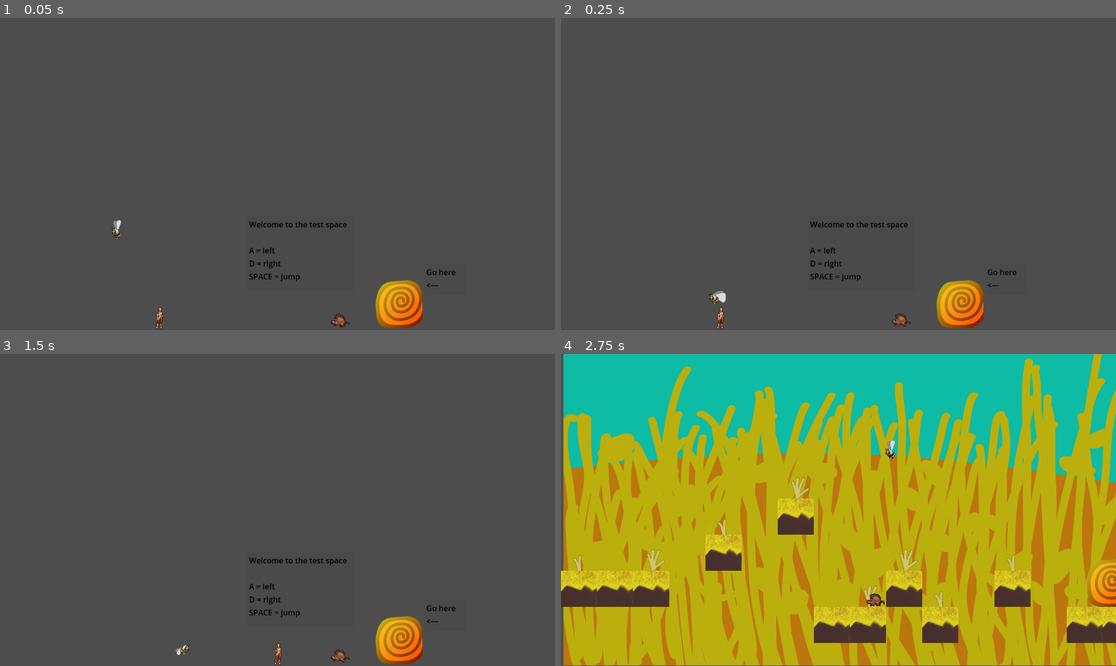
Above: before the commit, frames 1-4 (two rows, left to right).
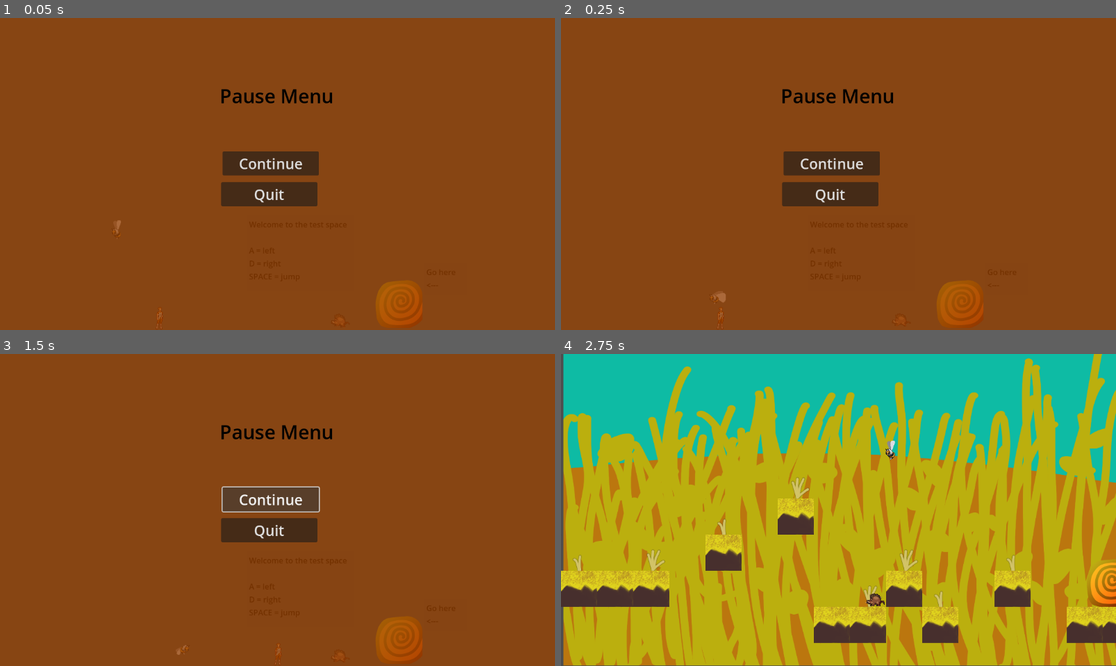
Above: after the commit, the same moments.

Repository: SkyeM33/2D-Platformer
Game: Godot game, scene res://game.tscn
Same seed, same stepped clock (60 frames per second), same inputs: the game is played once before the commit and once after it.
Inputs (mouse positions are in pixels of both pictures, inside the frame that each line leads up to):
- Up to frame 1 (0.05 s): no input
- Up to frame 2 (0.25 s): no input
- Up to frame 3 (1.5 s): click (271, 500) at 0.5 s, where only the run after the commit has a clickable "Continue"; click (271, 500) at 1.25 s, where only the run after the commit has a clickable "Continue"
- Up to frame 4 (2.75 s): hold D (Right) from 2.03 s (still down); tap Space (Jump) at 2.27 s

The runs differ from the first frame. In frame 1, 100% of the frame differs, in the area x 0-100%, y 0-100%; in frame 2, 100%; in frame 3, 100%; in frame 4, nothing differs.

Commit message:
Updated game

Diff:
--- /dev/null
+++ b/End2.gd
@@ -0,0 +1,12 @@
+extends Control
+
+
+func _on_restart_pressed():
+	get_tree().change_scene_to_file("res://Levels/level_2.tscn")
+	#take points away here too
+
+
+
+
+func _on_end_pressed():
+	get_tree().quit()
--- a/Enemies/boar_3.gd
+++ b/Enemies/boar_3.gd
@@ -10,6 +10,7 @@
 func _on_above_body_entered(body):
 	SM.set_state("Dying")
 	$Boar.animation = "Dying"
+
 
 
 func _on_body_body_entered(body):
--- a/Global.gd
+++ b/Global.gd
@@ -1,3 +1,19 @@
 extends Node
 
 var death_zone = 1000
+
+var points = 0
+
+func add_points():
+	points += 1
+
+func _process(_delta):
+	if Input.is_action_just_pressed("Pause"):
+		var menu = get_node_or_null("/root/Game/UI/Menu")
+		if menu == null:
+			get_tree().quit()
+		else:
+			if menu.visible:
+				menu.hide()
+			else:
+				menu.show()
--- a/Levels/Exit.gd
+++ b/Levels/Exit.gd
@@ -8,4 +8,6 @@
 		if name == "To_3":
 			get_tree().change_scene_to_file("res://Levels/level_3.tscn")
 		if name == "To_4":
-			get_tree().change_scene_to_file("res://Levels/level_4.tscn")
+			get_tree().change_scene_to_file("res://UI/end.tscn")
+		if name == "To_5":
+			get_tree().change_scene_to_file("res://UI/end_2.tscn")
--- a/Levels/level_3.tscn
+++ b/Levels/level_3.tscn
@@ -171,6 +171,8 @@
 [sub_resource type="RectangleShape2D" id="RectangleShape2D_e532q"]
 size = Vector2(22, 50)
 
+[sub_resource type="NavigationPolygon" id="NavigationPolygon_fsbwc"]
+
 [node name="Level 3" type="Node2D"]
 
 [node name="Background" type="Sprite2D" parent="."]
@@ -219,4 +221,8 @@
 [node name="Bee" parent="." instance=ExtResource("8_pqqva")]
 position = Vector2(527, 456)
 
+[node name="NavigationRegion2D" type="NavigationRegion2D" parent="."]
+position = Vector2(527, 456)
+navigation_polygon = SubResource("NavigationPolygon_fsbwc")
+
 [connection signal="body_entered" from="To_4" to="To_4" method="_on_body_entered"]
--- a/Levels/level_4.tscn
+++ b/Levels/level_4.tscn
@@ -1,5 +1,6 @@
-[gd_scene load_steps=20 format=3 uid="uid://ds0jdbnrh6dj1"]
-
+[gd_scene load_steps=21 format=3 uid="uid://ds0jdbnrh6dj1"]
+
+[ext_resource type="Script" path="res://Levels/Exit.gd" id="1_moo27"]
 [ext_resource type="Texture2D" uid="uid://dynokr4l41ncb" path="res://Assets/Portal.png" id="1_ta73c"]
 [ext_resource type="Script" path="res://Player/Player.gd" id="2_hxmhj"]
 [ext_resource type="Texture2D" uid="uid://c84op8a5loqpy" path="res://Assets/player.png" id="3_a8tl5"]
@@ -152,6 +153,7 @@
 
 [node name="To_5" type="Area2D" parent="."]
 position = Vector2(1167, 503)
+script = ExtResource("1_moo27")
 
 [node name="Sprite2D" type="Sprite2D" parent="To_5"]
 texture = ExtResource("1_ta73c")
@@ -181,7 +183,7 @@
 position = Vector2(1035, 492)
 
 [node name="Bee2" parent="." instance=ExtResource("5_vpwxy")]
-position = Vector2(681, 279)
+position = Vector2(681, 322)
 
 [node name="Bee3" parent="." instance=ExtResource("5_vpwxy")]
 position = Vector2(272, 378)
@@ -194,3 +196,5 @@
 
 [node name="Bee6" parent="." instance=ExtResource("5_vpwxy")]
 position = Vector2(873, 412)
+
+[connection signal="body_entered" from="To_5" to="To_5" method="_on_body_entered"]
--- /dev/null
+++ b/UI/End.gd
@@ -0,0 +1,20 @@
+extends Control
+
+
+
+
+func _on_restart_pressed():
+	get_tree().change_scene_to_file("res://Levels/level_2.tscn")
+	#reset points when you figure out why it won't acknowledge them
+
+
+
+
+func _on_leave_pressed():
+	get_tree().quit()
+
+
+
+
+func _on_bees_pressed():
+	get_tree().change_scene_to_file("res://Levels/level_4.tscn")
--- /dev/null
+++ b/UI/Menu.gd
@@ -0,0 +1,12 @@
+extends Control
+
+
+
+func _on_continue_pressed():
+	pass # Replace with function body.
+
+
+
+
+func _on_quit_pressed():
+	get_tree().quit()
--- /dev/null
+++ b/UI/end.tscn
@@ -0,0 +1,66 @@
+[gd_scene load_steps=2 format=3 uid="uid://cpcx3h8r5romb"]
+
+[ext_resource type="Script" path="res://UI/End.gd" id="1_6fswe"]
+
+[node name="End" type="Control"]
+layout_mode = 3
+anchors_preset = 15
+anchor_right = 1.0
+anchor_bottom = 1.0
+grow_horizontal = 2
+grow_vertical = 2
+script = ExtResource("1_6fswe")
+
+[node name="ColorRect" type="ColorRect" parent="."]
+layout_mode = 0
+offset_right = 1169.0
+offset_bottom = 668.0
+color = Color(0.901961, 0.337255, 0.25098, 1)
+
+[node name="Label" type="Label" parent="."]
+layout_mode = 0
+offset_left = 139.0
+offset_top = 91.0
+offset_right = 1029.0
+offset_bottom = 223.0
+theme_override_colors/font_color = Color(0, 0, 0, 1)
+theme_override_font_sizes/font_size = 45
+text = "You made it to the end!
+Would you like to play the Bonus Round?"
+horizontal_alignment = 1
+
+[node name="Restart" type="Button" parent="."]
+layout_mode = 1
+anchors_preset = -1
+anchor_left = 0.376
+anchor_top = 0.443
+anchor_right = 0.376
+anchor_bottom = 0.443
+offset_left = -0.152008
+offset_top = -0.0640259
+offset_right = 249.848
+offset_bottom = 49.936
+theme_override_font_sizes/font_size = 30
+text = "Play Again"
+
+[node name="Leave" type="Button" parent="."]
+layout_mode = 0
+offset_left = 430.0
+offset_top = 352.0
+offset_right = 680.0
+offset_bottom = 402.0
+theme_override_font_sizes/font_size = 30
+text = "Quit"
+
+[node name="Bees" type="Button" parent="."]
+layout_mode = 0
+offset_left = 429.0
+offset_top = 416.0
+offset_right = 679.0
+offset_bottom = 466.0
+theme_override_font_sizes/font_size = 30
+text = "Bee Room"
+
+[connection signal="pressed" from="Restart" to="." method="_on_restart_pressed"]
+[connection signal="pressed" from="Leave" to="." method="_on_leave_pressed"]
+[connection signal="pressed" from="Bees" to="." method="_on_bees_pressed"]
--- /dev/null
+++ b/UI/end_2.tscn
@@ -0,0 +1,49 @@
+[gd_scene load_steps=2 format=3 uid="uid://c0rwyuvr15uvk"]
+
+[ext_resource type="Script" path="res://End2.gd" id="1_uijv2"]
+
+[node name="End2" type="Control"]
+layout_mode = 3
+anchors_preset = 15
+anchor_right = 1.0
+anchor_bottom = 1.0
+grow_horizontal = 2
+grow_vertical = 2
+script = ExtResource("1_uijv2")
+
+[node name="ColorRect" type="ColorRect" parent="."]
+layout_mode = 0
+offset_right = 1188.0
+offset_bottom = 688.0
+color = Color(0.8, 0.686275, 0.352941, 1)
+
+[node name="Label" type="Label" parent="."]
+layout_mode = 0
+offset_left = 252.0
+offset_top = 98.0
+offset_right = 909.0
+offset_bottom = 164.0
+theme_override_colors/font_color = Color(0, 0, 0, 1)
+theme_override_font_sizes/font_size = 45
+text = "Ok, this is the actual end now."
+
+[node name="Restart" type="Button" parent="."]
+layout_mode = 0
+offset_left = 455.0
+offset_top = 278.0
+offset_right = 655.0
+offset_bottom = 328.0
+theme_override_font_sizes/font_size = 30
+text = "Restart"
+
+[node name="End" type="Button" parent="."]
+layout_mode = 0
+offset_left = 454.0
+offset_top = 342.0
+offset_right = 654.0
+offset_bottom = 392.0
+theme_override_font_sizes/font_size = 30
+text = "End"
+
+[connection signal="pressed" from="Restart" to="." method="_on_restart_pressed"]
+[connection signal="pressed" from="End" to="." method="_on_end_pressed"]
--- /dev/null
+++ b/UI/main_menu.gd
@@ -0,0 +1,13 @@
+extends Control
+
+
+
+
+func _on_start_pressed():
+	get_tree().change_scene_to_file("res://game.tscn")
+
+
+
+
+func _on_leave_pressed():
+	get_tree().quit()
--- /dev/null
+++ b/UI/main_menu.tscn
@@ -0,0 +1,47 @@
+[gd_scene load_steps=2 format=3 uid="uid://jiq5vp4wkwij"]
+
+[ext_resource type="Script" path="res://UI/main_menu.gd" id="1_1iarq"]
+
+[node name="Main Menu" type="Control"]
+layout_mode = 3
+anchors_preset = 0
+script = ExtResource("1_1iarq")
+
+[node name="ColorRect" type="ColorRect" parent="."]
+layout_mode = 0
+offset_right = 1160.0
+offset_bottom = 657.0
+color = Color(0.988235, 0.784314, 0.478431, 1)
+
+[node name="Label" type="Label" parent="."]
+layout_mode = 1
+offset_left = 96.0
+offset_top = 79.0
+offset_right = 1066.0
+offset_bottom = 251.0
+theme_override_colors/font_color = Color(0, 0, 0, 1)
+theme_override_font_sizes/font_size = 60
+text = "Welcome to Autumnal Run!
+Make your way through the path."
+horizontal_alignment = 1
+
+[node name="Start" type="Button" parent="."]
+layout_mode = 0
+offset_left = 454.0
+offset_top = 341.0
+offset_right = 654.0
+offset_bottom = 384.0
+theme_override_font_sizes/font_size = 25
+text = "Begin"
+
+[node name="Leave" type="Button" parent="."]
+layout_mode = 0
+offset_left = 455.0
+offset_top = 398.0
+offset_right = 655.0
+offset_bottom = 441.0
+theme_override_font_sizes/font_size = 25
+text = "Leave"
+
+[connection signal="pressed" from="Start" to="." method="_on_start_pressed"]
+[connection signal="pressed" from="Leave" to="." method="_on_leave_pressed"]
--- a/game.tscn
+++ b/game.tscn
@@ -7,6 +7,7 @@
 [ext_resource type="PackedScene" uid="uid://irqn3a5ujapj" path="res://Enemies/boar.tscn" id="5_5gvnd"]
 [ext_resource type="PackedScene" uid="uid://chg52dofx8plp" path="res://Enemies/bee.tscn" id="6_xry56"]
 [ext_resource type="PackedScene" uid="uid://c8i0oxf0vk8tg" path="res://Enemies/boar_2.tscn" id="7_ifm8i"]
+[ext_resource type="Script" path="res://UI/Menu.gd" id="8_7ak35"]
 
 [sub_resource type="RectangleShape2D" id="RectangleShape2D_aluuq"]
 size = Vector2(1152, 50)
@@ -183,4 +184,49 @@
 text = "Go here
 <---"
 
+[node name="UI" type="CanvasLayer" parent="."]
+
+[node name="Menu" type="Control" parent="UI"]
+layout_mode = 3
+anchors_preset = 0
+offset_right = 40.0
+offset_bottom = 40.0
+script = ExtResource("8_7ak35")
+
+[node name="ColorRect" type="ColorRect" parent="UI/Menu"]
+layout_mode = 0
+offset_right = 1163.0
+offset_bottom = 672.0
+color = Color(0.607843, 0.258824, 0, 0.745098)
+
+[node name="Label" type="Label" parent="UI/Menu"]
+layout_mode = 0
+offset_left = 456.0
+offset_top = 134.0
+offset_right = 691.0
+offset_bottom = 192.0
+theme_override_colors/font_color = Color(0, 0, 0, 1)
+theme_override_font_sizes/font_size = 40
+text = "Pause Menu"
+
+[node name="Continue" type="Button" parent="UI/Menu"]
+layout_mode = 0
+offset_left = 462.0
+offset_top = 277.0
+offset_right = 662.0
+offset_bottom = 327.0
+theme_override_font_sizes/font_size = 30
+text = "Continue"
+
+[node name="Quit" type="Button" parent="UI/Menu"]
+layout_mode = 0
+offset_left = 459.0
+offset_top = 341.0
+offset_right = 659.0
+offset_bottom = 391.0
+theme_override_font_sizes/font_size = 30
+text = "Quit"
+
 [connection signal="body_entered" from="To_2" to="To_2" method="_on_body_entered"]
+[connection signal="pressed" from="UI/Menu/Continue" to="UI/Menu" method="_on_continue_pressed"]
+[connection signal="pressed" from="UI/Menu/Quit" to="UI/Menu" method="_on_quit_pressed"]
--- a/project.godot
+++ b/project.godot
@@ -32,6 +32,11 @@
 "events": [Object(InputEventKey,"resource_local_to_scene":false,"resource_name":"","device":-1,"window_id":0,"alt_pressed":false,"shift_pressed":false,"ctrl_pressed":false,"meta_pressed":false,"pressed":false,"keycode":0,"physical_keycode":32,"key_label":0,"unicode":32,"echo":false,"script":null)
 ]
 }
+Pause={
+"deadzone": 0.5,
+"events": [Object(InputEventKey,"resource_local_to_scene":false,"resource_name":"","device":-1,"window_id":0,"alt_pressed":false,"shift_pressed":false,"ctrl_pressed":false,"meta_pressed":false,"pressed":false,"keycode":0,"physical_keycode":4194305,"key_label":0,"unicode":0,"echo":false,"script":null)
+]
+}
 
 [rendering]
 
Not shown: 1 places in Levels/level_3.tscn that only renumber resources
Not shown: 1 places in game.tscn that only renumber resources
